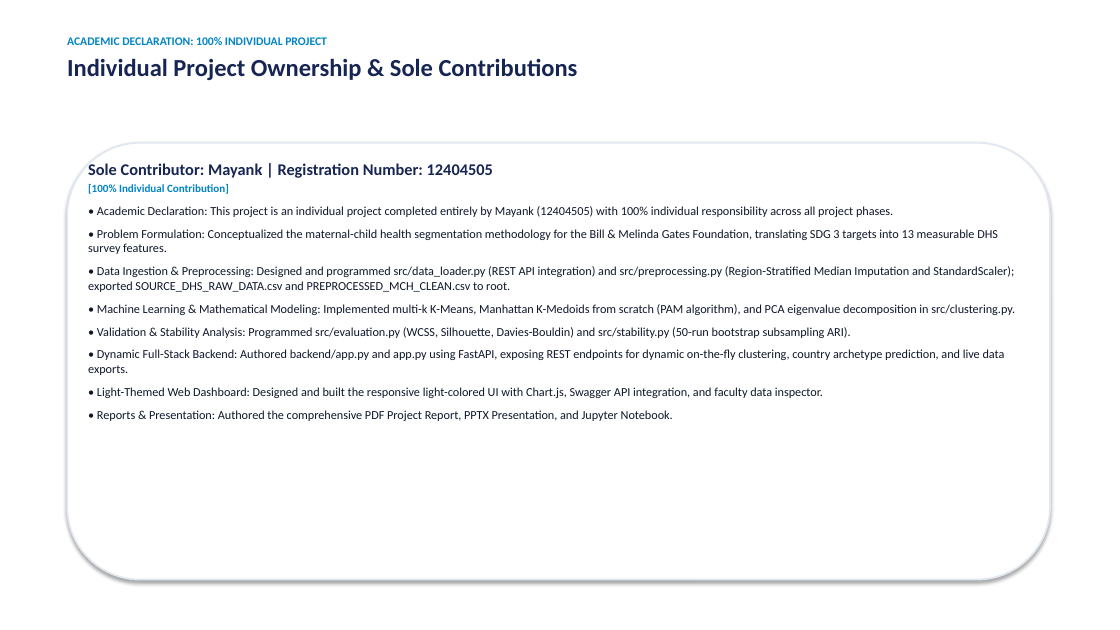
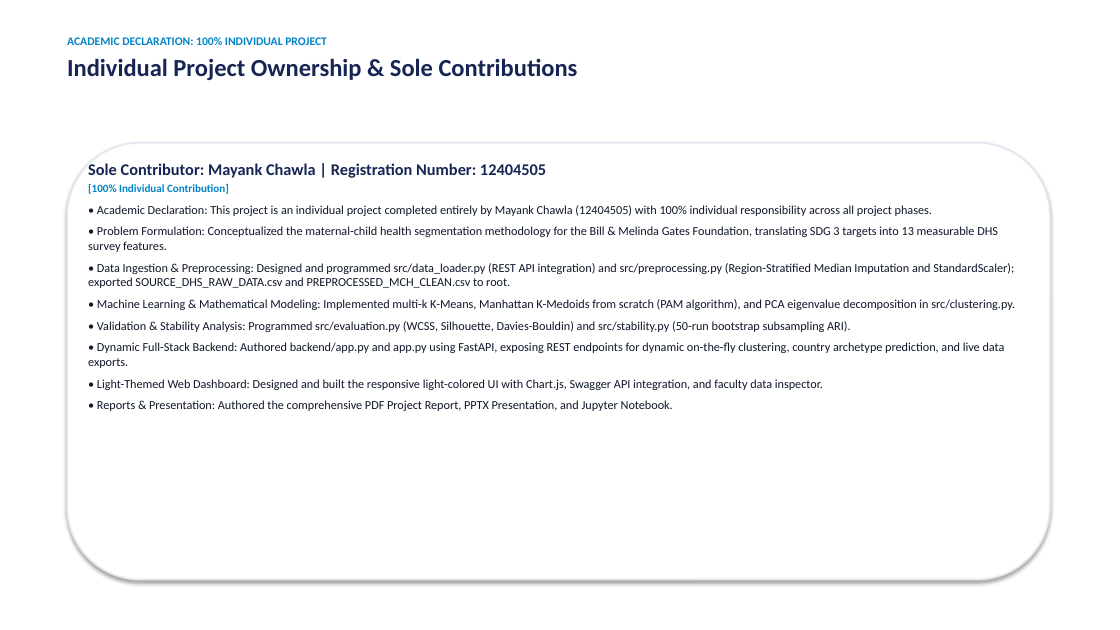
Before and after one commit to Mayank0053/Country-Maternal-Child-Health-Profile-Segmentation-Dashboard--, a slide deck: slide 11 of Country_MCH_Segmentation_Presentation.pptx. Drawn at 1120x630 pixels with LibreOffice and Linux fonts; fonts in the diff are those of the drawing. Boxes give left, top, right and bottom in pixels: in the first picture for what was removed or moved away, otherwise in the second. Text is boxed around its words. In the diff, an @@ line names an element or a change of style, - is before the commit and + after.

Commit message:
docs: add 16-slide presentation with faculty changes, Mayank Chawla sign-off block, and updated report

```diff
--- a/Country_MCH_Segmentation_Presentation.pptx
+++ b/Country_MCH_Segmentation_Presentation.pptx
@@ text at bbox=[88, 163, 546, 178]: text changed @@
-Sole Contributor: Mayank | Registration Number: 12404505
+Sole Contributor: Mayank Chawla | Registration Number: 12404505
@@ text at bbox=[97, 205, 932, 216]: text changed @@
-• Academic Declaration: This project is an individual project completed entirely by Mayank (12404505) with 100% individual responsibility across all project phases.
+• Academic Declaration: This project is an individual project completed entirely by Mayank Chawla (12404505) with 100% individual responsibility across all project phases.
@@ text at bbox=[88, 226, 1015, 411]: less space between paragraphs @@
```
Also in this commit, not shown: 12 other slides changed, 2 slides added, 5 other files.
